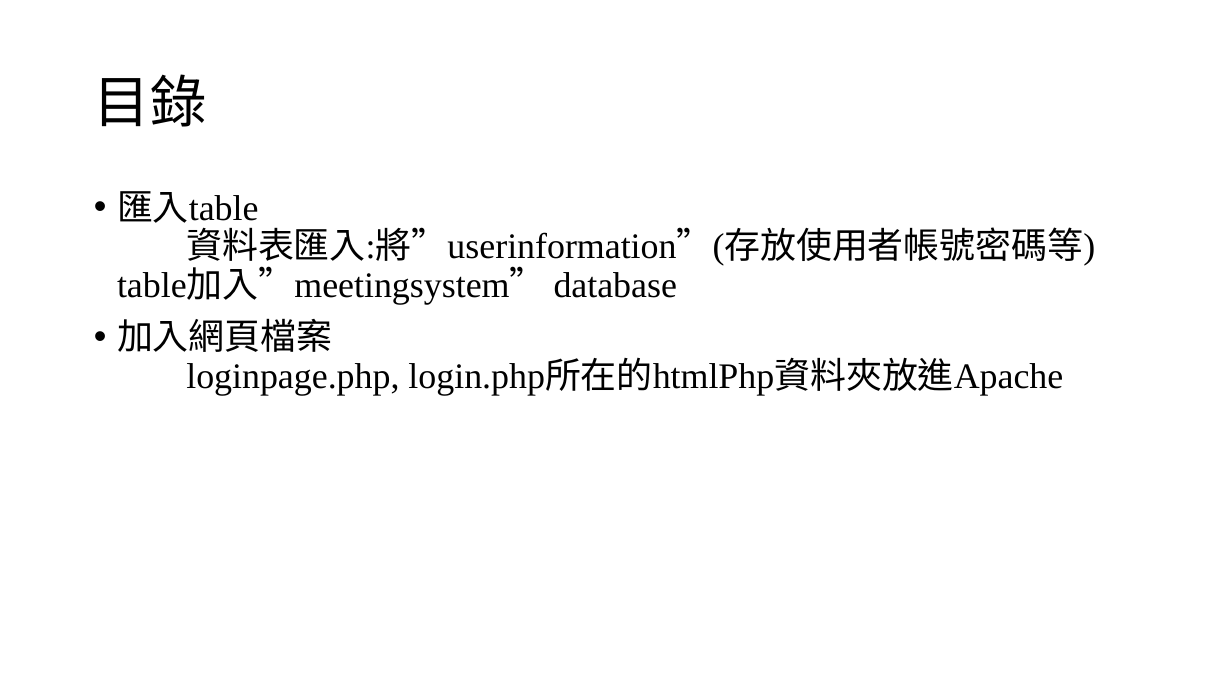
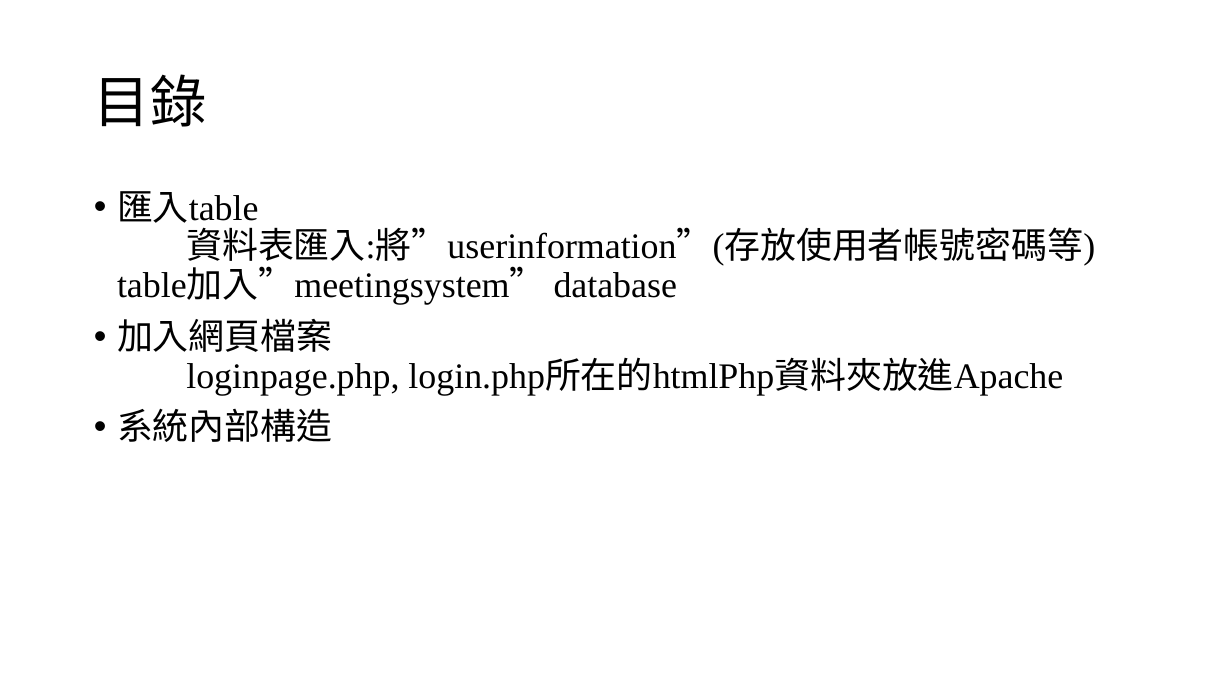
Before and after one commit to BCWizard/nfuMnel-meetingsystem, a slide deck: slide 2 of 使用手冊.pptx. Drawn at 1232x693 pixels with LibreOffice and Linux fonts; fonts in the diff are those of the drawing. Boxes give left, top, right and bottom in pixels: in the first picture for what was removed or moved away, otherwise in the second. Text is boxed around its words. In the diff, an @@ line names an element or a change of style, - is before the commit and + after.

```diff
--- a/使用手冊.pptx
+++ b/使用手冊.pptx
@@ text at [117, 408, 332, 442]: paragraph added @@
+• 系統內部構造
```
Also in this commit, not shown: 2 other slides changed, 2 slides added, 1 slide removed, 7 other files.
